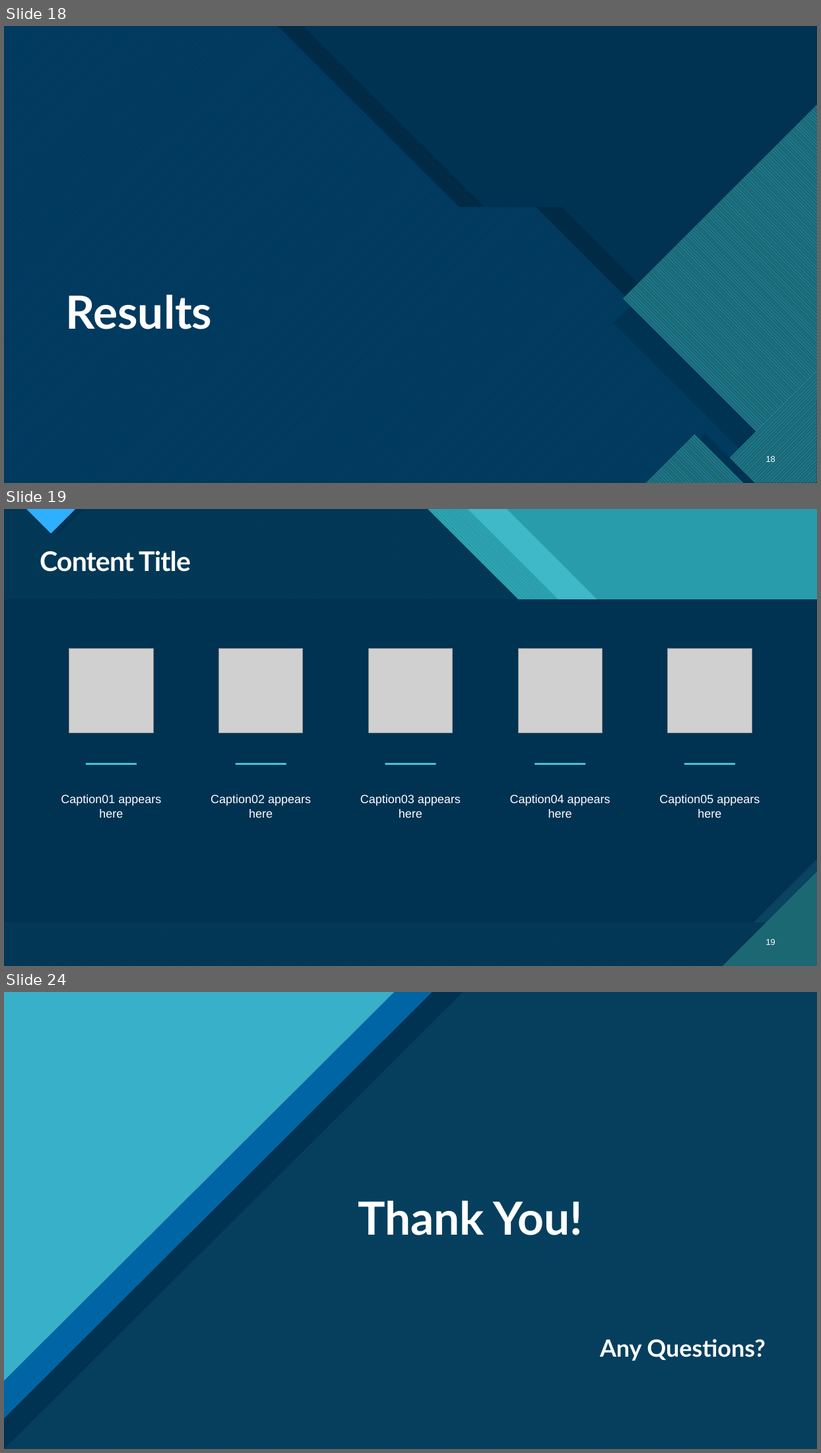
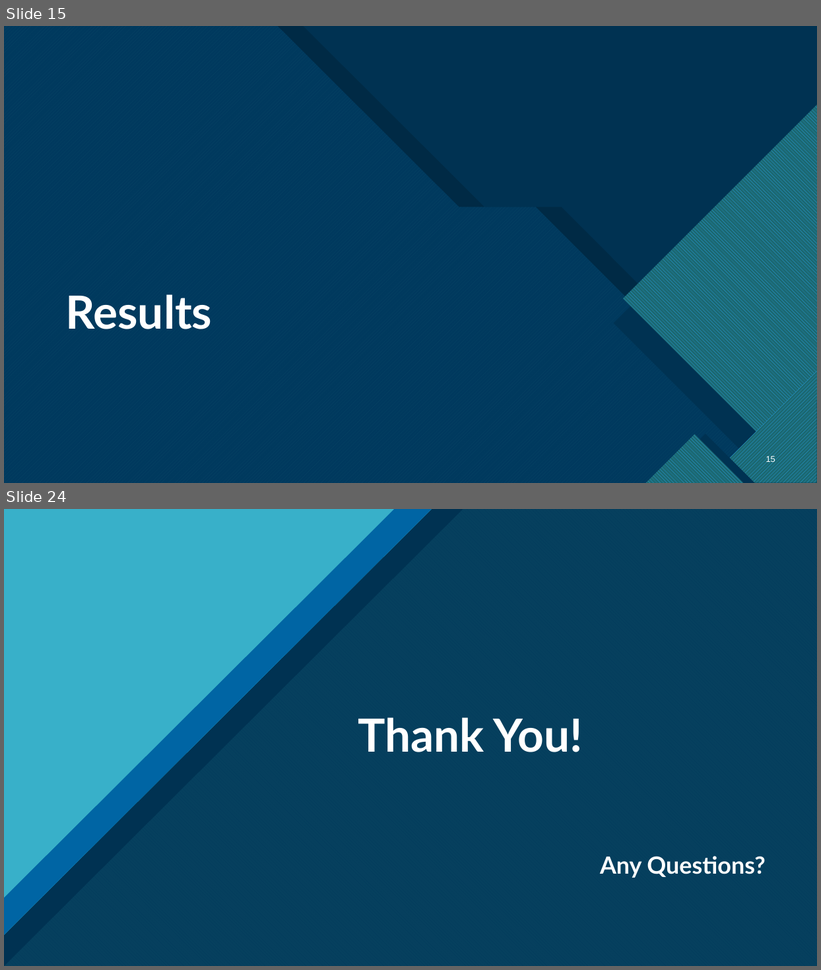
Before and after one commit to MnAppsNet/DominanceQueries, a slide deck: reports/report_presentation.pptx. Shown one above the other, each under a label of ours: slides 18, 19 and 24 before the commit, slides 15 and 24 after it; the slides between them are not shown. The pictures are 821x1453 and 821x970 pixels, drawn with LibreOffice and Linux fonts; fonts in the diff are those of the drawing; grey boxes stand for pictures; background and template pictures are left out; a plain dark background stands for a picture behind light text. Boxes give left, top, right and bottom in pixels: in the first picture for what was removed or moved away, otherwise in the second. Text is boxed around its words. In the diff, an @@ line names an element or a change of style, - is before the commit and + after.

```diff
--- a/reports/report_presentation.pptx
+++ b/reports/report_presentation.pptx
@@ slide 19 removed at [4,509,817,966], background picture (left out); not listed: 13 template elements that a slide beside it also shows @@
@@ rectangle removed at [4,509,817,966] @@
@@ rectangle removed at [4,509,817,966] @@
@@ freeform shape removed at [4,509,817,966] @@
@@ freeform shape removed at [4,509,817,966] @@
@@ freeform shape removed at [4,509,817,966] @@
@@ title removed at [40,551,191,572] @@
-Content Title
@@ picture removed at [69,649,153,733] @@
@@ picture removed at [218,649,303,733] @@
@@ picture removed at [369,649,453,733] @@
@@ picture removed at [518,649,603,733] @@
@@ picture removed at [668,649,752,733] @@
@@ line removed from (87, 764) to (136, 764) @@
@@ line removed from (236, 764) to (285, 764) @@
@@ line removed from (386, 764) to (435, 764) @@
@@ line removed from (536, 764) to (585, 764) @@
@@ line removed from (686, 764) to (734, 764) @@
@@ text removed at [61,795,161,818] @@
-Caption01 appears here
@@ text removed at [211,795,311,818] @@
-Caption02 appears here
@@ text removed at [360,795,461,818] @@
-Caption03 appears here
@@ text removed at [510,795,611,818] @@
-Caption04 appears here
@@ text removed at [659,795,760,818] @@
-Caption05 appears here
@@ page number removed at [766,939,776,945] @@
-19
@@ what was slide 18 is now slide 15 @@
```
Also in this commit, not shown: 4 slides changed, 7 slides added, 6 other slides removed.
